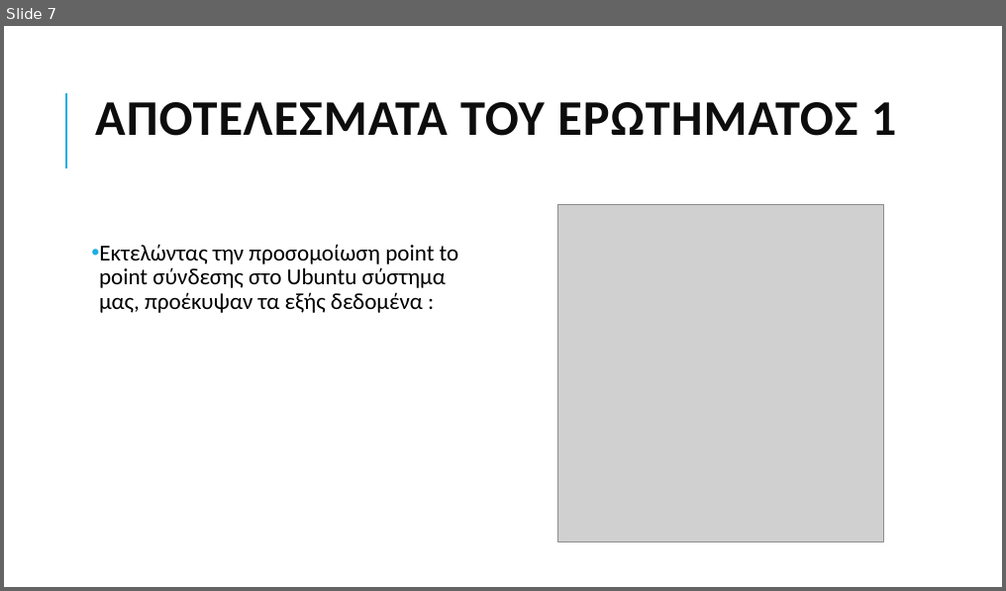
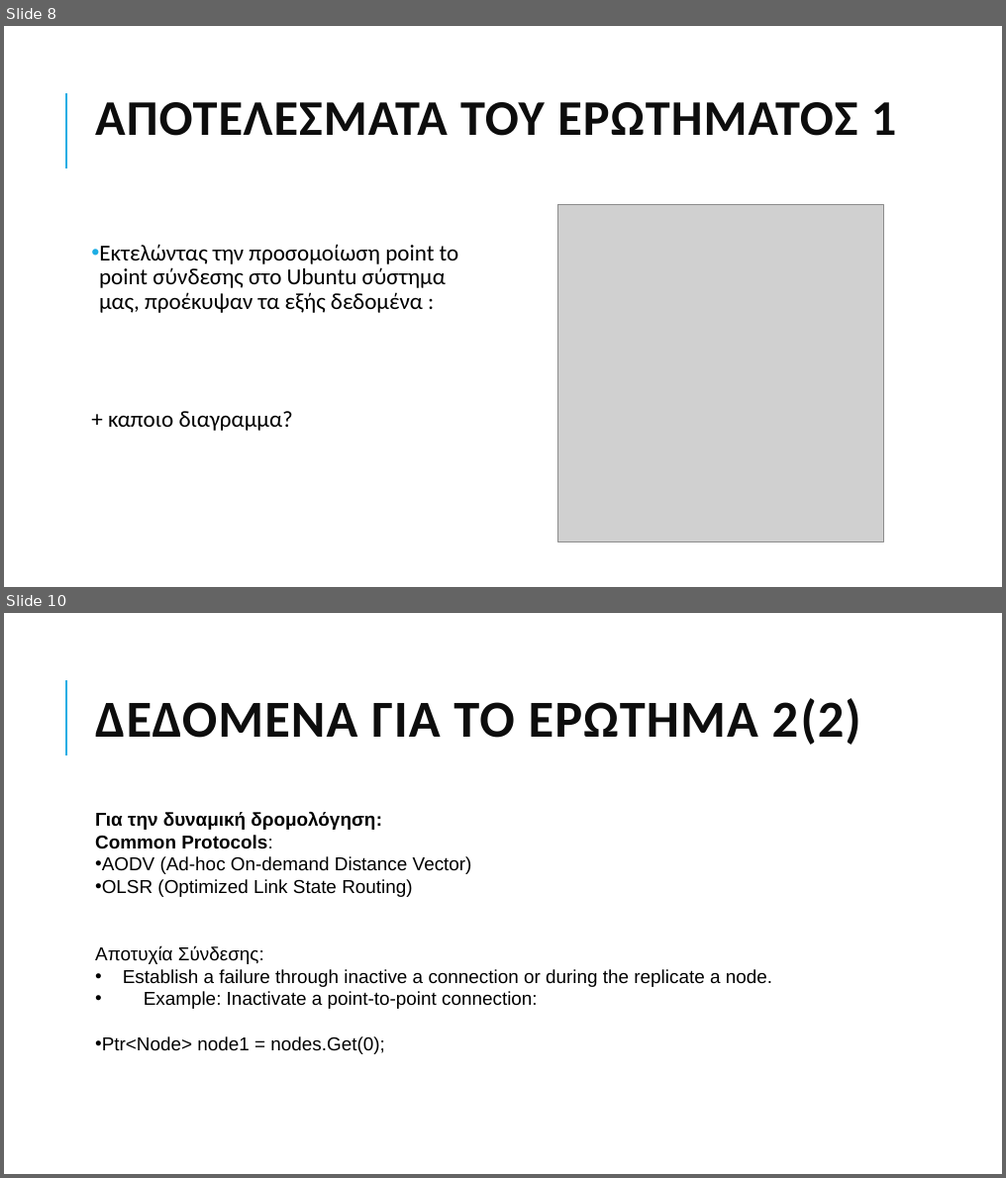
Before and after one commit to grgmyl/Ns3Project, a slide deck: Presentations/Ns-3_presentation_F.pptx. Shown one above the other, each under a label of ours: slide 7 before the commit, slides 8 and 10 after it; the slides between them are not shown. The pictures are 1006x591 and 1006x1178 pixels, drawn with LibreOffice and Linux fonts; fonts in the diff are those of the drawing; grey boxes stand for pictures. Boxes give left, top, right and bottom in pixels: in the first picture for what was removed or moved away, otherwise in the second. Text is boxed around its words. In the diff, an @@ line names an element or a change of style, - is before the commit and + after.

```diff
--- a/Presentations/Ns-3_presentation_F.pptx
+++ b/Presentations/Ns-3_presentation_F.pptx
@@ slide 10 added at bbox=[4, 613, 1002, 1174], background #FFFFFF; not listed: 1 template element that a slide beside it also shows @@
@@ title added at bbox=[95, 698, 861, 745], 50 pt, text #0D0D0D, bold @@
+ΔΕΔΟΜΕΝΑ ΓΙΑ ΤΟ ΕΡΩΤΗΜΑ 2(2)
@@ text added at bbox=[95, 812, 772, 1055], 18 pt, text #000000 @@
+Για την δυναμική δρομολόγηση:
+Common Protocols:
+• AODV (Ad-hoc On-demand Distance Vector)
+• OLSR (Optimized Link State Routing)
+Αποτυχία Σύνδεσης:
+• Establish a failure through inactive a connection or during the replicate a node.
+• Example: Inactivate a point-to-point connection:
+• Ptr<Node> node1 = nodes.Get(0);
@@ what was slide 7 is now slide 8 @@
@@ slide 8 changed as well @@
@@ text at bbox=[108, 411, 293, 431]: paragraph added @@
++ καποιο διαγραμμα?
```
Also in this commit, not shown: 6 other slides changed, 4 other slides added.
